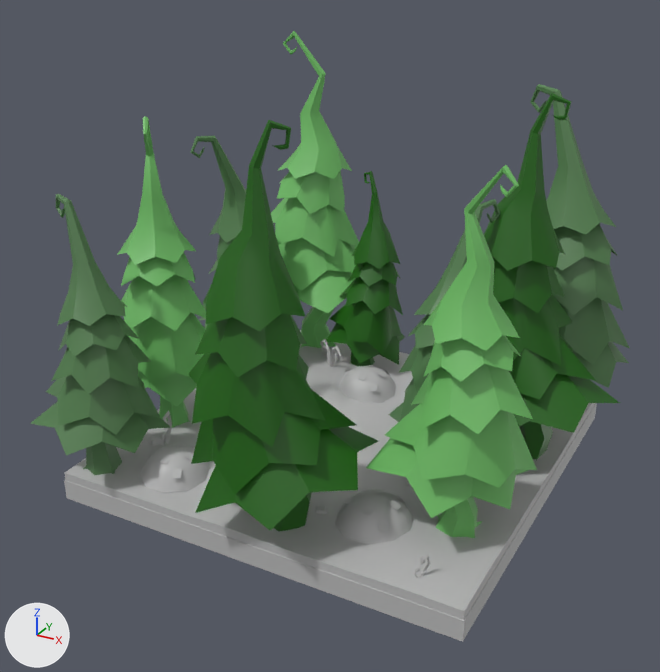
The FBX model Cryptique/Assets/FBX/FullRoom/3 - Forest/Foret_croisee_wendigo.fbx, before and after one commit.
The view is the same before and after, from a 50 mm lens placed at (7.89, -14.47, 9.8), pointed at (0.23, -0.54, 2.83). The axes (+X, +Y, +Z) are drawn at lower left. The lights are the same throughout. Where no turn or scale is listed for an object, it has been applied to the vertices.

Script lines for the objects in view, before the commit:
```python
ob_buisson34 = bpy.data.objects.new('Buisson34', me_mesh_005)
ob_buisson34.location = (-1.71, -2.99, 0.57)
ob_buisson36 = bpy.data.objects.new('Buisson36', me_mesh_006)
ob_buisson36.location = (2.22, -2.58, 0.52)
ob_buisson37 = bpy.data.objects.new('Buisson37', me_mesh_028)
ob_buisson37.location = (-0.12, 1.8, 0.57)
ob_sapin18 = bpy.data.objects.new('sapin18', me_mesh_018)
ob_sapin18.location = (-3.33, 3.39, 0.4)
ob_sapin19 = bpy.data.objects.new('sapin19', me_mesh_019)
ob_sapin19.location = (-0.45, 2.9, 0.4)
ob_sapin21 = bpy.data.objects.new('sapin21', me_mesh_023)
ob_sapin21.location = (4.35, -2.3, 0.4)
ob_sapin23 = bpy.data.objects.new('sapin23', me_mesh_025)
ob_sapin23.location = (0.46, -3.67, 0.4)
ob_sapin25 = bpy.data.objects.new('sapin25', me_mesh_026)
ob_sapin25.location = (-3.46, 0.86, 0.4)
ob_sol10 = bpy.data.objects.new('sol10', me_mesh)
ob_sol10.location = (0.42, 0.0, 0.2)
# also in view: 'sapin24' at (-3.14, -1.3, 3.64); 'sapin16' at (3.61, 3.01, 3.76); 'sapin22' at (-2.93, -3.48, 3.08); 'sapin20' at (2.52, -0.29, 2.99); 'sapin17' at (3.77, 0.91, 3.9)
```
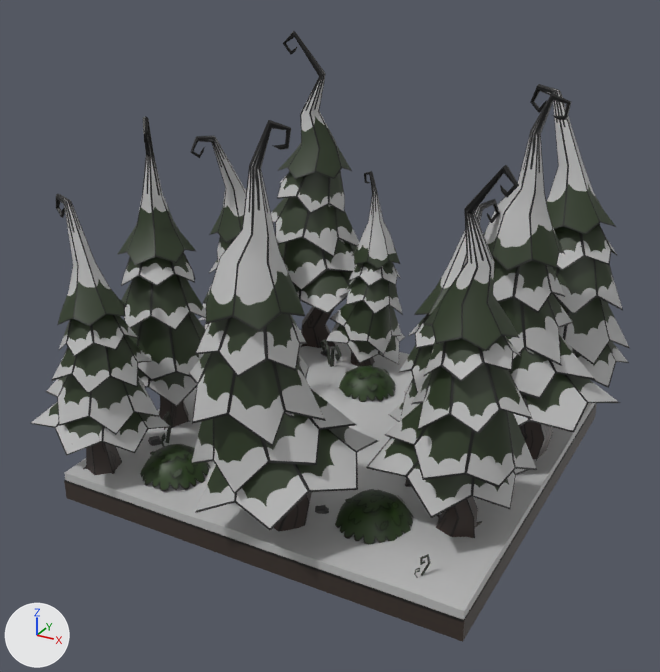
Location of each change, (x1, y1, x2, y2) in pixels of the pictures (660 x 672 px):
'sapin23', recoloured (green to grey)
    both: (189, 120, 378, 532)
'sapin21', recoloured (green to grey)
    both: (366, 165, 537, 538)
'sapin17', recoloured (green to grey)
    both: (484, 93, 620, 461)
'sapin22', recoloured (green to grey)
    both: (30, 194, 170, 475)
'sapin24', recoloured (green to grey)
    both: (117, 116, 206, 428)
'sapin18', recoloured (green to grey)
    both: (271, 31, 359, 348)
'sapin16', recoloured (green to grey)
    both: (530, 84, 630, 388)
'sol10', recoloured (grey to black)
    both: (64, 403, 597, 642)
'sapin19', recoloured (green to grey)
    both: (326, 171, 405, 367)
'Buisson36', recoloured
    both: (335, 489, 414, 545)
'sapin20', recoloured (green to grey)
    both: (389, 199, 500, 422)
'Buisson34', recoloured (grey to green)
    both: (140, 443, 210, 493)
'sapin25', recoloured
    both: (190, 136, 274, 330)
'Buisson37', recoloured (grey to green)
    both: (339, 365, 396, 403)

The change, as a diff of the scene's bpy script:
```diff
--- a/Cryptique/Assets/FBX/FullRoom/3 - Forest/Foret_croisee_wendigo.fbx.py
+++ b/Cryptique/Assets/FBX/FullRoom/3 - Forest/Foret_croisee_wendigo.fbx.py
@@ mat_buisson66 @@
+mat_buisson66 = bpy.data.materials.new('Buisson66')
+# uses the picture img_buisson_png
+# uses the picture img_new_buisson_png
@@ me_mesh_020 @@
 me_mesh_020.from_pydata(...)  # 209 vertices, 146 faces; spans x -0.64..2.26, y -1.83..1.05, z -0.01..6.73
-me_mesh_020.materials.append(mat_sapin02)  # green #517d4c
+me_mesh_020.materials.append(mat_sapin137)  # picture img_sapin03_rgb_png
@@ me_mesh_027 @@
 me_mesh_027.from_pydata(...)  # 199 vertices, 138 faces; spans x -2.15..0.71, y -0.5..1.94, z 0.0..6.49
-me_mesh_027.materials.append(mat_sapin01)  # green #6fbc66
+me_mesh_027.materials.append(mat_sapin136)  # picture img_sapin02_rgb_png
@@ me_mesh_021 @@
 me_mesh_021.from_pydata(...)  # 196 vertices, 134 faces; spans x -1.02..2.18, y -1.36..1.45, z 0.0..7.0
-me_mesh_021.materials.append(mat_sapin03)  # dark green #186000
+me_mesh_021.materials.append(mat_sapin138)  # picture img_sapin01_rgb_png
@@ me_mesh_022 @@
 me_mesh_022.from_pydata(...)  # 209 vertices, 146 faces; spans x -1.38..0.84, y -1.75..0.45, z -0.01..5.2
-me_mesh_022.materials.append(mat_sapin02)  # green #517d4c
+me_mesh_022.materials.append(mat_sapin137)  # picture img_sapin03_rgb_png
@@ me_mesh_028 @@
 me_mesh_028.from_pydata(...)  # 79 vertices, 57 faces; spans x -0.682..0.682, y -0.649..0.649, z 0.0..0.516
-me_mesh_028.materials.append(mat_buisson)  # grey #bcbcbc
+me_mesh_028.materials.append(mat_buisson66)
@@ me_mesh_006 @@
 me_mesh_006.from_pydata(...)  # 79 vertices, 57 faces; spans x -0.71..0.71, y -0.676..0.676, z 0.0..0.537
-me_mesh_006.materials.append(mat_buisson)  # grey #bcbcbc
+me_mesh_006.materials.append(mat_buisson66)
@@ me_mesh_025 @@
 me_mesh_025.from_pydata(...)  # 196 vertices, 134 faces; spans x -1.22..1.9, y -0.98..1.73, z 0.0..7.0
-me_mesh_025.materials.append(mat_sapin03)  # dark green #186000
+me_mesh_025.materials.append(mat_sapin138)  # picture img_sapin01_rgb_png
@@ me_mesh_024 @@
 me_mesh_024.from_pydata(...)  # 209 vertices, 146 faces; spans x -0.43..1.75, y -1.35..0.85, z -0.01..5.2
-me_mesh_024.materials.append(mat_sapin02)  # green #517d4c
+me_mesh_024.materials.append(mat_sapin137)  # picture img_sapin03_rgb_png
@@ me_mesh_026 @@
 me_mesh_026.from_pydata(...)  # 209 vertices, 146 faces; spans x -0.9..1.5, y -0.49..1.89, z -0.01..5.62
-me_mesh_026.materials.append(mat_sapin02)  # green #517d4c
+me_mesh_026.materials.append(mat_sapin137)  # picture img_sapin03_rgb_png
@@ me_mesh_005 @@
 me_mesh_005.from_pydata(...)  # 79 vertices, 57 faces; spans x -0.682..0.682, y -0.649..0.649, z 0.0..0.516
-me_mesh_005.materials.append(mat_buisson)  # grey #bcbcbc
+me_mesh_005.materials.append(mat_buisson66)
@@ me_mesh_018 @@
 me_mesh_018.from_pydata(...)  # 199 vertices, 138 faces; spans x -0.38..2.66, y -1.29..1.47, z 0.0..7.48
-me_mesh_018.materials.append(mat_sapin01)  # green #6fbc66
+me_mesh_018.materials.append(mat_sapin136)  # picture img_sapin02_rgb_png
@@ me_mesh_019 @@
 me_mesh_019.from_pydata(...)  # 196 vertices, 134 faces; spans x -1.37..0.67, y -0.82..1.13, z 0.0..4.74
-me_mesh_019.materials.append(mat_sapin03)  # dark green #186000
+me_mesh_019.materials.append(mat_sapin138)  # picture img_sapin01_rgb_png
@@ me_mesh @@
 me_mesh.from_pydata(...)  # 8 vertices, 5 faces; spans x -4.0..4.0, y -4.0..4.0, z -0.2..0.2
-me_mesh.materials.append(mat_piece_taverne)  # grey #bcbcbc
+me_mesh.materials.append(mat_terre)  # picture img_sol_ext_png
@@ me_mesh_023 @@
 me_mesh_023.from_pydata(...)  # 199 vertices, 138 faces; spans x -2.22..0.36, y -0.95..1.54, z 0.0..6.49
-me_mesh_023.materials.append(mat_sapin01)  # green #6fbc66
+me_mesh_023.materials.append(mat_sapin136)  # picture img_sapin02_rgb_png
```
